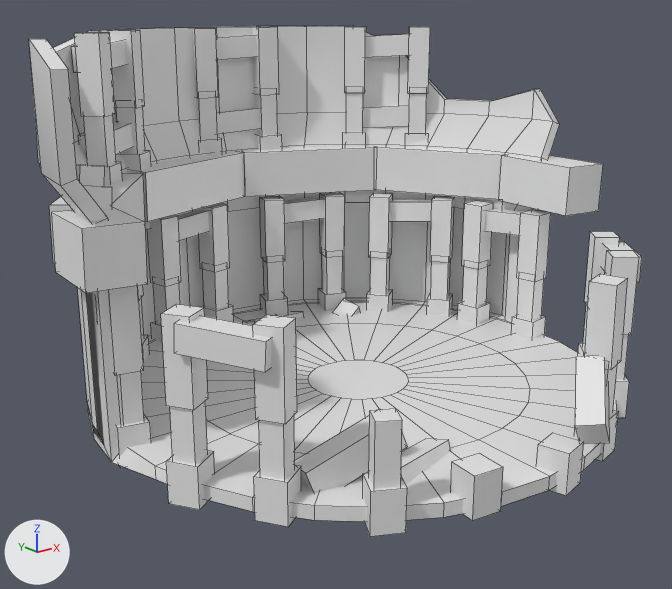
The FBX model Assets/Art/Dump/circlebake.fbx: old version first, new version second.
Before and after are seen from a camera (50 mm lens) standing at (56.6, 4.6, 27.8) and looking at (74.3, 26.7, 18.9). Every picture has the same lights, and +X, +Y and +Z are marked at lower left. Mesh edges are drawn as thin lines. Where no turn or scale is listed for an object, it has been applied to the vertices.

Script lines for the objects in view, before the commit:
```python
me_circle_004 = bpy.data.meshes.new('Circle.004')
me_circle_004.from_pydata(...)  # 1096 vertices, 885 faces; spans x -9.7..9.5, y -11.9..6.5, z -5.7..7.3
me_circle_004.materials.append(mat_circlebuild)  # white #e7e7e7
ob_circle_003 = bpy.data.objects.new('Circle.003', me_circle_004)
ob_circle_003.location = (75.1, 29.38, 19.63)
```
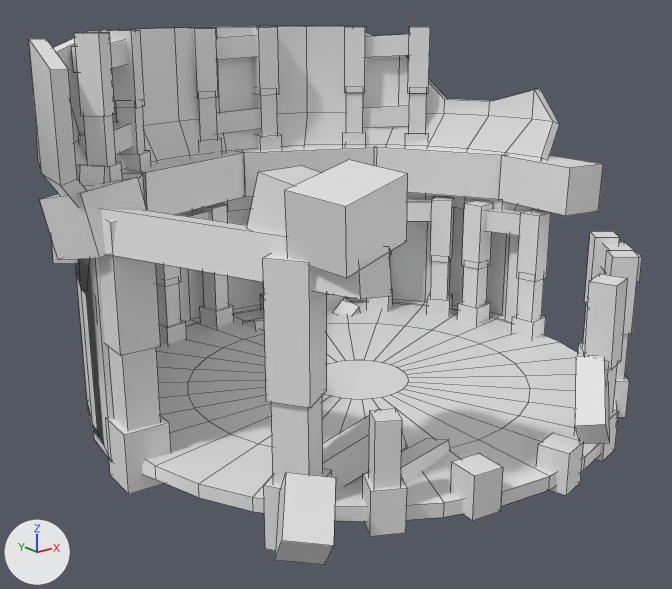
Changed parts and their boxes [x1, y1, x2, y2] in the pictures (672 x 589 px; the box of a moved part takes in the faces that stretch with it):
'Circle.003', reshaped
    before: [29, 26, 642, 536]
    after: [29, 26, 642, 565]
part 1 of me_circle_004, added
    after: [285, 160, 408, 278]
part 2 of me_circle_004, added
    after: [247, 166, 321, 235]
part 3 of me_circle_004, added
    after: [275, 473, 336, 565]
part 4 of me_circle_004, moved or reshaped
    before: [52, 207, 301, 527]
    after: [40, 177, 392, 551]

The change in detail:
me_circle_004 is used by ob_circle_003; location (75.1, 29.38, 19.63).
me_circle_004 had 1096 vertices, 885 faces and spanned x -9.7..9.5, y -11.9..6.5, z -5.7..7.3.
me_circle_004 now has 1120 vertices, 903 faces and spans x -9.7..9.5, y -11.9..6.5, z -5.7..7.3.
me_circle_004 part 1: the loose piece of 8 vertices spanning x -5.4..-4.2, y -10.1..-8.9, z -4.3..-3.0 is copied, and the copy is multiplied about its middle by the matrix ((0.437, 0.297, -1.815), (-0.652, -1.719, -0.438), (-1.719, 0.728, -0.295)), then moved by (-0.5, 0.8, 7.2); it spans x -6.8..-3.9, y -9.9..-7.5, z 2.4..4.6.
me_circle_004 part 2: the loose piece of 8 vertices spanning x -7.2..-5.9, y -8.1..-6.9, z -4.3..-3.0 is copied, and the copy is multiplied about its middle by the matrix ((0.357, 0.489, -1.449), (-1.057, -0.996, -0.596), (-1.105, 1.111, 0.103)), then moved by (1.1, 0.4, 7.2); it spans x -6.7..-4.2, y -8.2..-5.9, z 2.6..4.4.
me_circle_004 part 3: the loose piece of 8 vertices spanning x -5.4..-4.2, y -10.1..-8.9, z -4.3..-3.0 is copied, and the copy is multiplied about its middle by the matrix ((0.773, 0.813, -0.696), (0.305, -0.991, -0.817), (-1.026, 0.317, -0.768)), then moved by (-2.4, 0.1, 0.4); it spans x -8.2..-6.1, y -10.6..-8.3, z -4.3..-2.2.
Part 4, on me_circle_004:
64 vertices move from x -9.3..-5.9, y -8.1..-0.8, z -4.3..2.8 to x -9.4..-4.6, y -9.7..-0.6, z -4.9..3.8.
